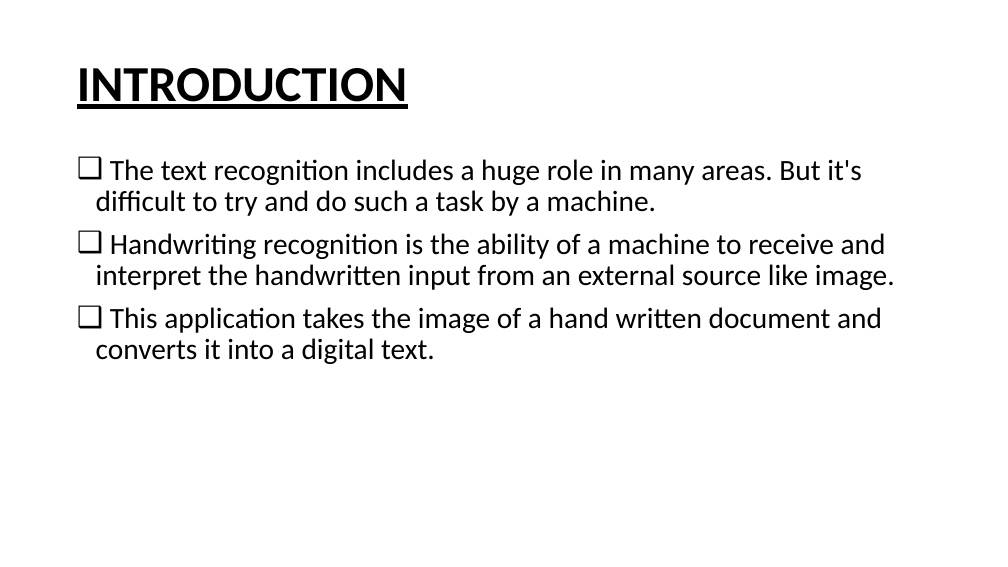
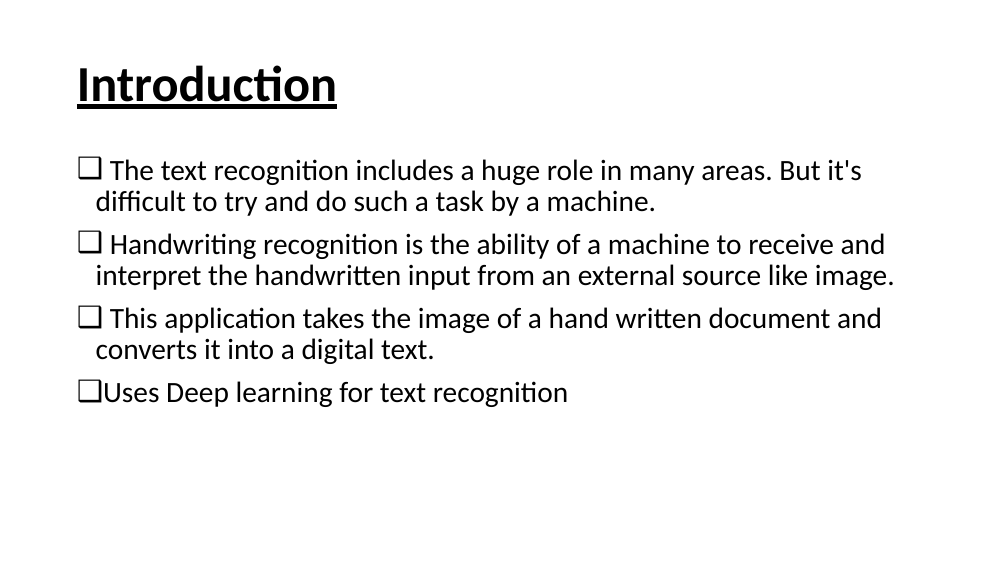
Before and after one commit to harisreedhar/Handwritten-Document-Recognition, a slide deck: slide 2 of Documents/presentation.pptx. Drawn at 1008x567 pixels with LibreOffice and Linux fonts; fonts in the diff are those of the drawing. Boxes give left, top, right and bottom in pixels: in the first picture for what was removed or moved away, otherwise in the second. Text is boxed around its words. In the diff, an @@ line names an element or a change of style, - is before the commit and + after.

```diff
--- a/Documents/presentation.pptx
+++ b/Documents/presentation.pptx
@@ title at (x1=77, y1=65, x2=337, y2=109): text changed @@
-INTRODUCTION
+Introduction
@@ text at (x1=103, y1=381, x2=568, y2=407): paragraph added @@
+❑ Uses Deep learning for text recognition
```
Also in this commit, not shown: 2 other slides changed.
